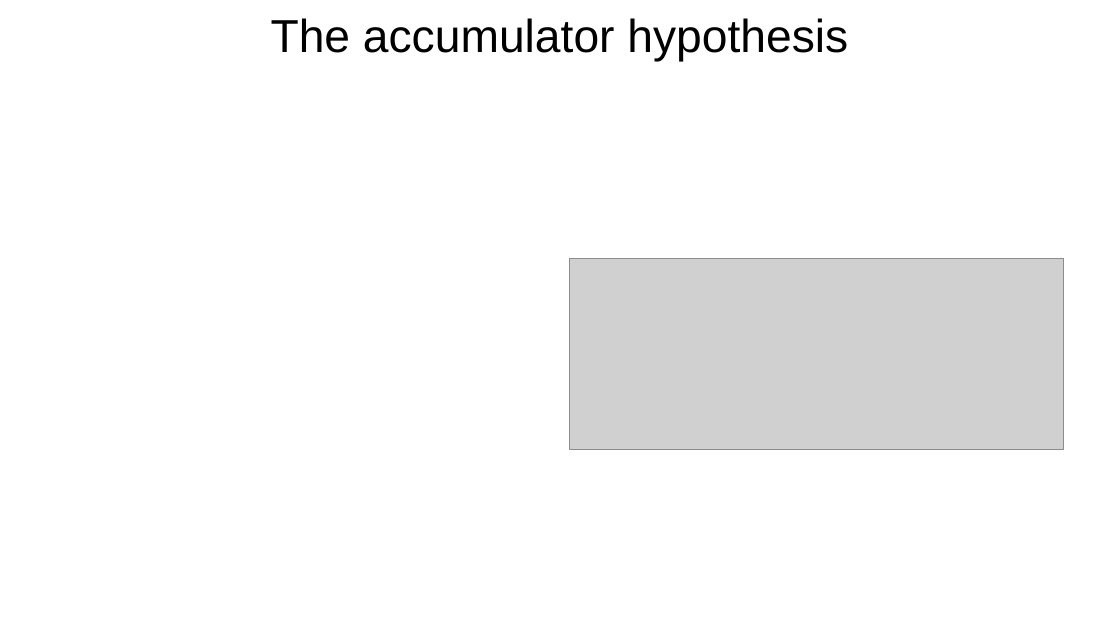
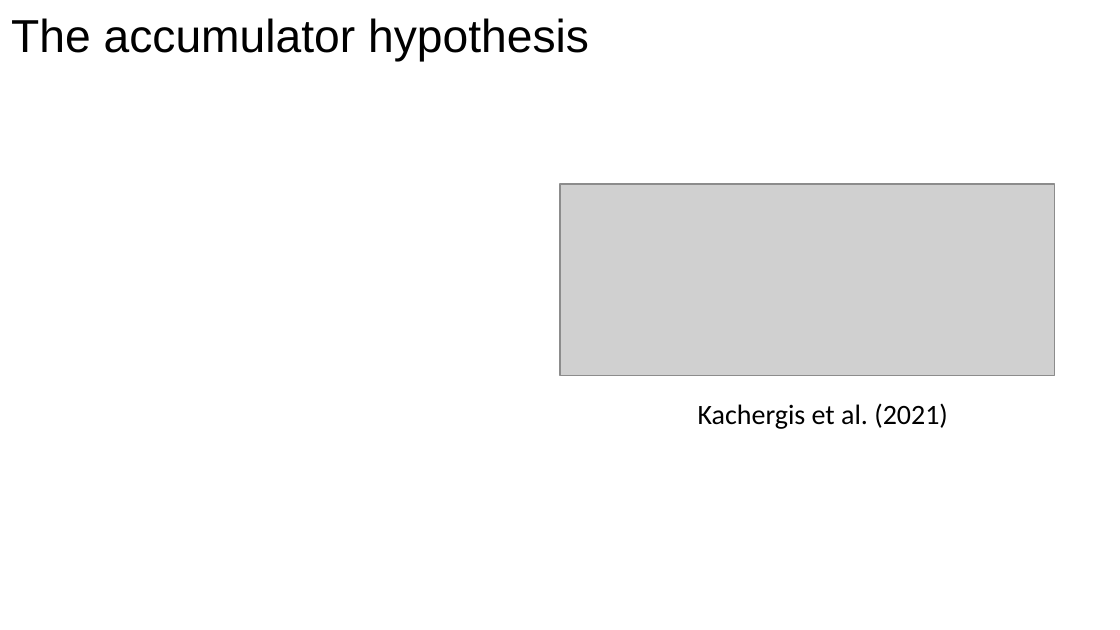
Before and after one commit to langcog/standard-model-2, a slide deck: slide 12 of outputs/slides/standard_model_pptx.pptx (slide 10 before the commit). Drawn at 1120x630 pixels with LibreOffice and Linux fonts; fonts in the diff are those of the drawing; grey boxes stand for pictures. Boxes give left, top, right and bottom in pixels: in the first picture for what was removed or moved away, otherwise in the second. Text is boxed around its words. In the diff, an @@ line names an element or a change of style, - is before the commit and + after.

```diff
--- a/outputs/slides/standard_model_pptx.pptx
+++ b/outputs/slides/standard_model_pptx.pptx
@@ title "The accumulator hypothesis" at (x1=11, y1=18, x2=589, y2=61): alignment centre to left @@
@@ picture moved from (x1=569, y1=259, x2=1064, y2=450) to (x1=560, y1=184, x2=1055, y2=375) @@
@@ text added at (x1=698, y1=403, x2=948, y2=429), 18 pt, text #000000 @@
+Kachergis et al. (2021)
```
Also in this commit, not shown: 29 other slides changed, 24 slides added, 11 slides removed, 3 other files.
